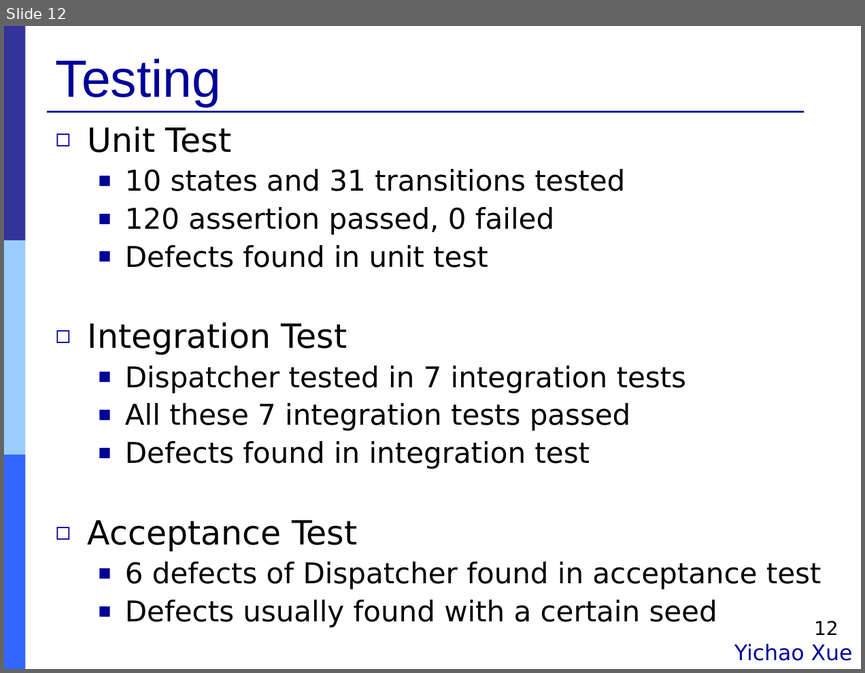
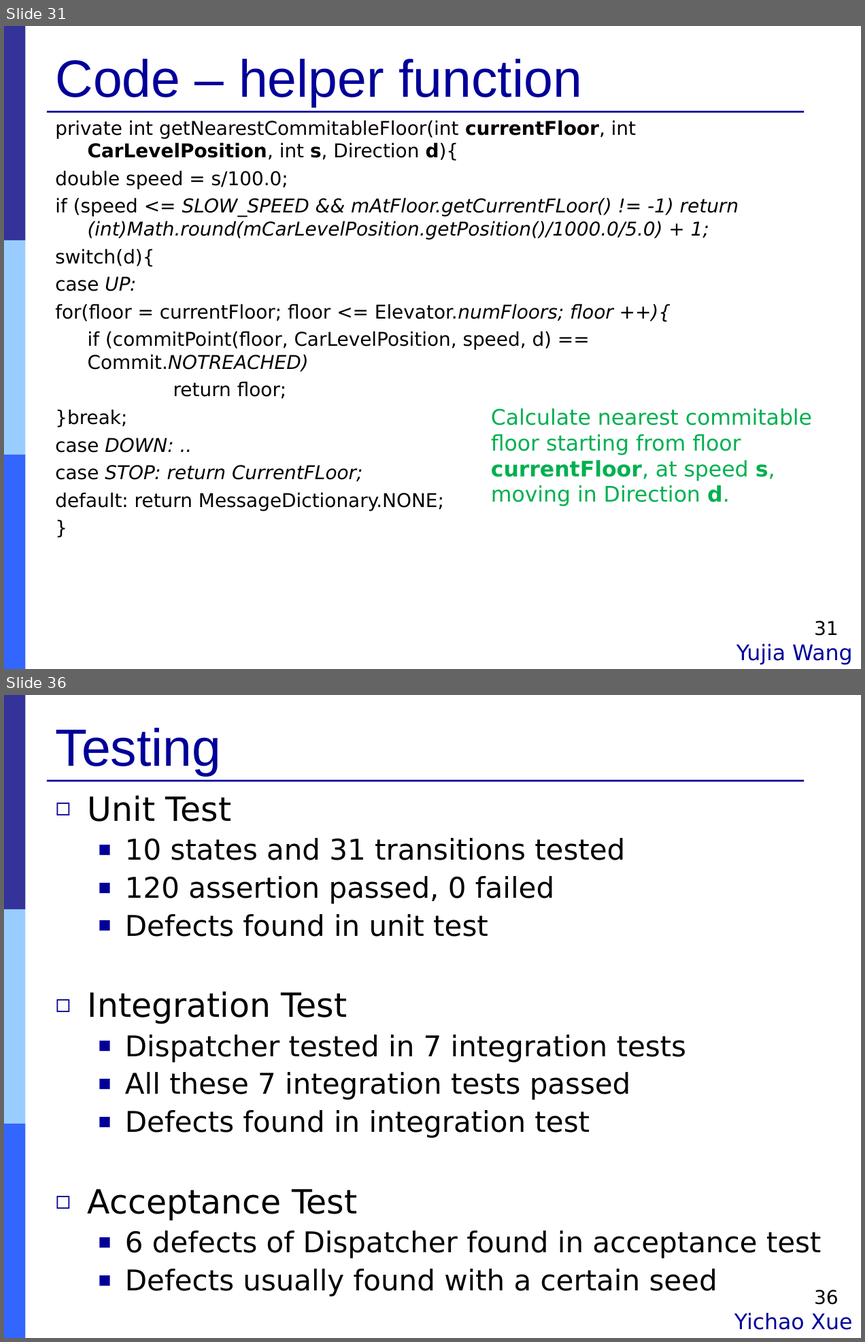
Before and after one commit to Muliang/18649, a slide deck: logs/09_final_pres.ppt. Shown one above the other, each under a label of ours: slide 12 before the commit, slides 31 and 36 after it; the slides between them are not shown. The pictures are 865x673 and 865x1342 pixels, drawn with LibreOffice and Linux fonts; fonts in the diff are those of the drawing. Boxes give left, top, right and bottom in pixels: in the first picture for what was removed or moved away, otherwise in the second. Text is boxed around its words. In the diff, an @@ line names an element or a change of style, - is before the commit and + after.

```diff
--- a/logs/09_final_pres.ppt
+++ b/logs/09_final_pres.ppt
@@ slide 31 added at (4, 26, 861, 669), background #FFFFFF; not listed: 4 template elements that a slide beside it also shows @@
@@ title added at (56, 59, 581, 107), 44 pt, text #000099 @@
+Code – helper function
@@ text added at (55, 120, 738, 511), 16 pt, text #000000 @@
+private int getNearestCommitableFloor(int currentFloor, int CarLevelPosition, int s, Direction d){
+double speed = s/100.0;
+if (speed <= SLOW_SPEED && mAtFloor.getCurrentFLoor() != -1) return (int)Math.round(mCarLevelPosition.getPosition()/1000.0/5.0) + 1;
+switch(d){
+case UP:
+for(floor = currentFloor; floor <= Elevator.numFloors; floor ++){
+if (commitPoint(floor, CarLevelPosition, speed, d) == Commit.NOTREACHED)
+return floor;
+}break;
+case DOWN: ..
+case STOP: return CurrentFLoor;
+default: return MessageDictionary.NONE;
+}
@@ text added at (491, 408, 812, 506), 18 pt, text #00B050 @@
+Calculate nearest commitable floor starting from floor currentFloor, at speed s, moving in Direction d.
@@ page number added at (814, 620, 838, 635), 16 pt, text #000000 @@
+31
@@ text added at (736, 643, 852, 665), 18 pt, text #000099 @@
+Yujia Wang
@@ what was slide 12 is now slide 36 @@
@@ page number at (814, 1289, 838, 1304): text changed @@
-12
+36
```
Also in this commit, not shown: 7 slides changed, 24 other slides added, 1 slide removed.
